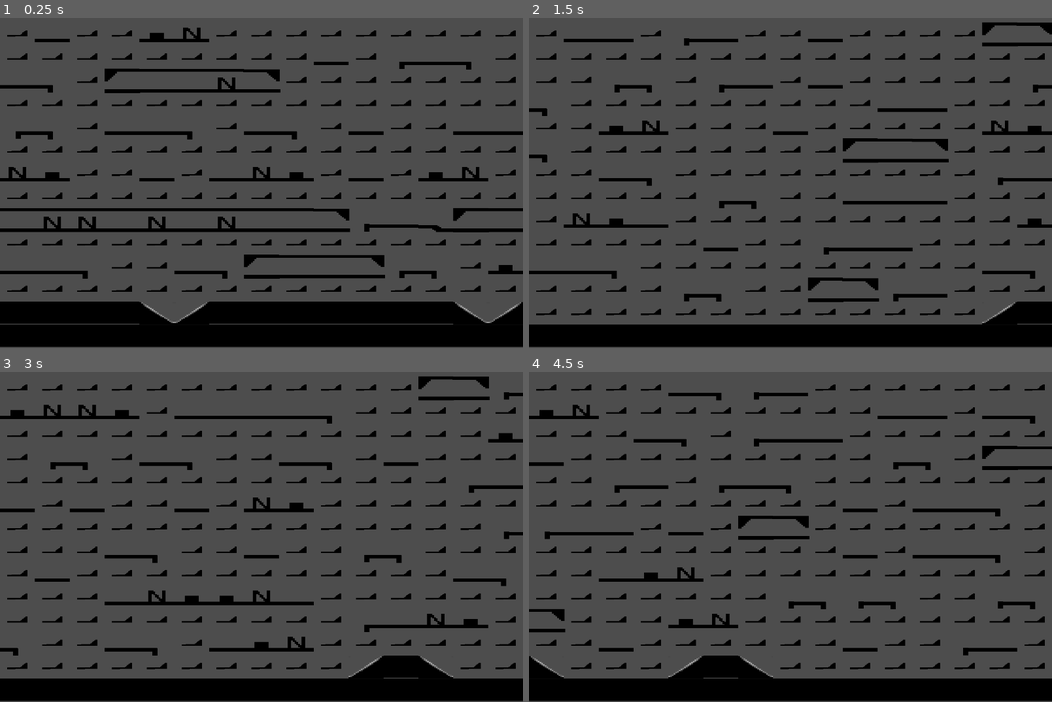
Above: before the commit, frames 1-4 (two rows, left to right).
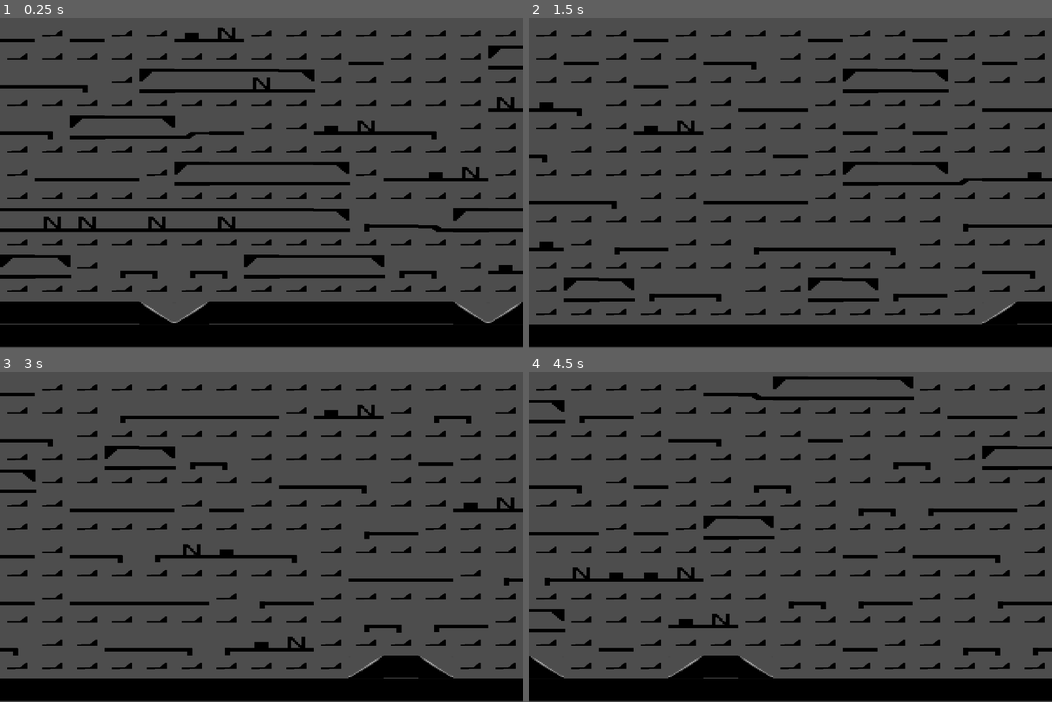
Above: after the commit, the same moments.

Repository: Deiuca/WaveFunctionCollapse
Game: Godot game, scene res://progetto.tscn
Same seed, same stepped clock (60 frames per second), same inputs: the game is played once before the commit and once after it.
Inputs:
- Up to frame 1 (0.25 s): no input
- Up to frame 2 (1.5 s): tap Enter at 0.5 s; hold R 0.53-1.28 s; tap Space at 1.25 s; tap R at 1.35 s
- Up to frame 3 (3 s): tap Enter at 2 s; hold R 2.03-2.78 s; tap Space at 2.75 s; tap R at 2.85 s
- Up to frame 4 (4.5 s): tap Enter at 3.5 s; hold R 3.53-4.28 s; tap Space at 4.25 s; tap R at 4.35 s

The runs differ from the first frame. In frame 1, 6.6% of the frame differs, in the area x 0-100%, y 2-80%; in frame 2, 8.9%, in the area x 0-100%, y 1-87%; in frame 3, 7.8%; in frame 4, 4.5%.

Commit message:
Supporto Edge-Ostacolo/Nemico. Cambiato nome progetto in WFC

Diff:
--- a/PreFabbricati/entrata.tscn
+++ b/PreFabbricati/entrata.tscn
@@ -7,7 +7,7 @@
 [node name="Entrata" instance=ExtResource("1_khurj")]
 bordi = ["O", "E", "R", "A", "O", "O", "A", "A"]
 
-[node name="Componente" parent="." index="0" instance=ExtResource("2_nkv8e")]
+[node name="Soffitto" parent="." index="0" instance=ExtResource("2_nkv8e")]
 position = Vector2(10, 5)
 scale = Vector2(1, 1.37779)
 
--- a/generatore_livello.tscn
+++ b/generatore_livello.tscn
@@ -30,16 +30,16 @@
 peso = 6
 
 [node name="Pavimento Nemico_N" parent="Prefab_Utilizzati" instance=ExtResource("3_l8rym")]
-bordi = ["O", "P", "N", "A", "O", "O", "A", "A"]
+bordi = ["O", "PD", "N", "A", "O", "O", "A", "A"]
 
 [node name="V_Pavimento Nemico" parent="Prefab_Utilizzati" instance=ExtResource("3_l8rym")]
-bordi = ["O", "V", "P", "A", "O", "O", "A", "A"]
+bordi = ["O", "V", "PD", "A", "O", "O", "A", "A"]
 
 [node name="Pavimento_Ostacolo_V" parent="Prefab_Utilizzati" instance=ExtResource("12_xe1qp")]
-bordi = ["O", "P", "V", "A", "O", "O", "A", "A"]
+bordi = ["O", "PD", "V", "A", "O", "O", "A", "A"]
 
 [node name="N_Pavimento_Ostacolo" parent="Prefab_Utilizzati" instance=ExtResource("12_xe1qp")]
-bordi = ["O", "N", "P", "A", "O", "O", "A", "A"]
+bordi = ["O", "N", "PD", "A", "O", "O", "A", "A"]
 
 [node name="Soffitto" parent="Prefab_Utilizzati" instance=ExtResource("7_ss4qb")]
 peso = 2
--- a/project.godot
+++ b/project.godot
@@ -10,7 +10,7 @@
 
 [application]
 
-config/name="Platform Pre Fab"
+config/name="Wave Function Collapse"
 run/main_scene="res://progetto.tscn"
 config/features=PackedStringArray("4.2", "Forward Plus")
 config/icon="res://icon.svg"
